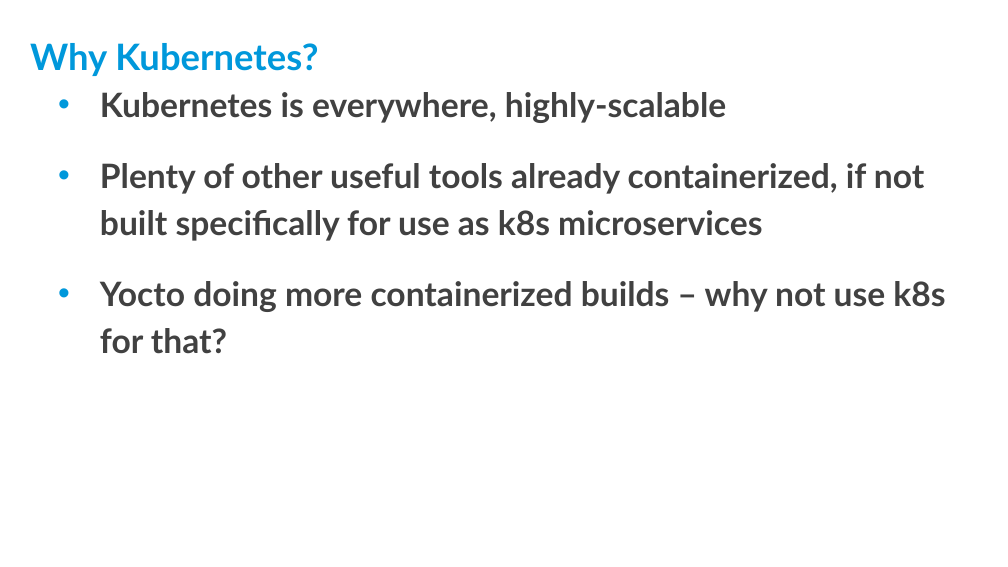
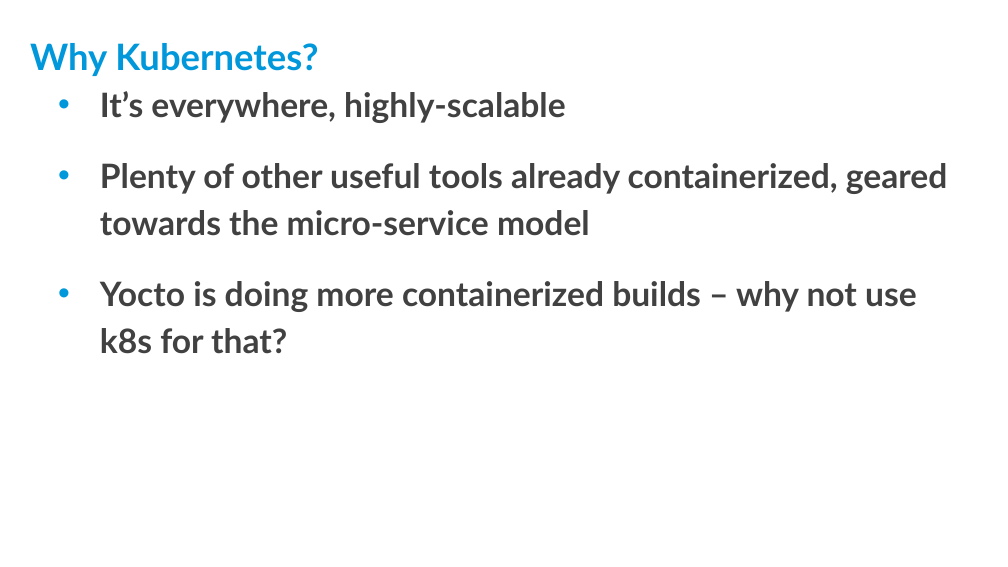
Before and after one commit to threexc/yocto-tekton, a slide deck: slide 11 of yddtalk/YP_DevDay_k8s_tekton.odp. Drawn at 1008x567 pixels with LibreOffice and Linux fonts; fonts in the diff are those of the drawing; background and template pictures are left out. Boxes give left, top, right and bottom in pixels: in the first picture for what was removed or moved away, otherwise in the second. Text is boxed around its words. In the diff, an @@ line names an element or a change of style, - is before the commit and + after.

```diff
--- a/yddtalk/YP_DevDay_k8s_tekton.odp
+++ b/yddtalk/YP_DevDay_k8s_tekton.odp
@@ text at [100, 91, 948, 354]: text changed @@
-• Kubernetes is everywhere, highly-scalable
-• Plenty of other useful tools already containerized, if not built specifically for use as k8s microservices
-• Yocto doing more containerized builds – why not use k8s for that?
+• It’s everywhere, highly-scalable
+• Plenty of other useful tools already containerized, geared towards the micro-service model
+• Yocto is doing more containerized builds – why not use k8s for that?
```
Also in this commit, not shown: 11 other slides changed, 2 slides added.
